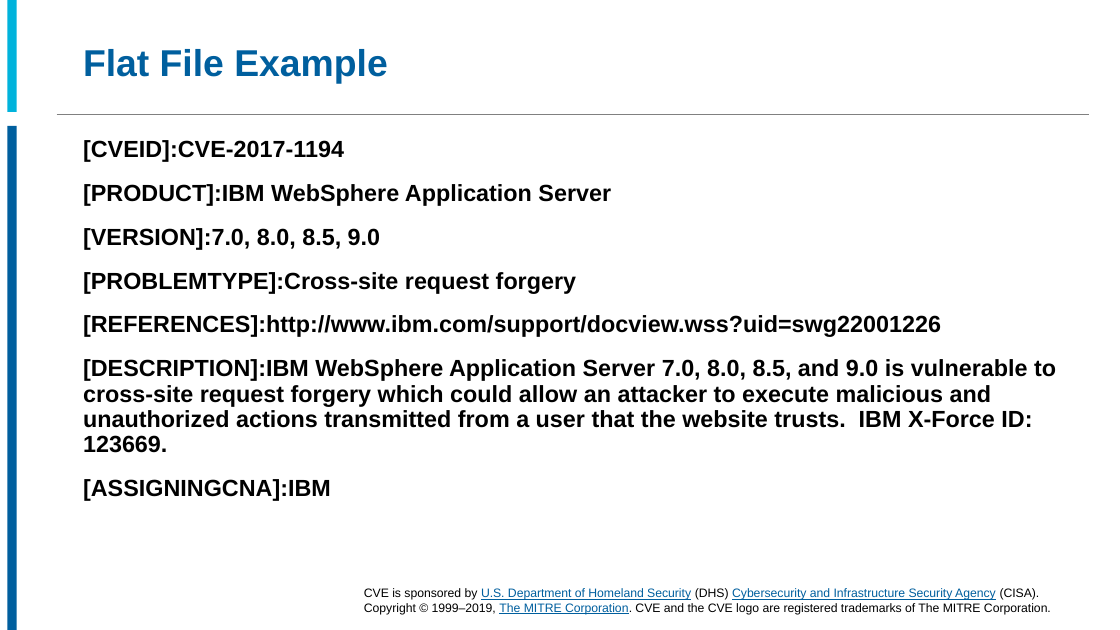
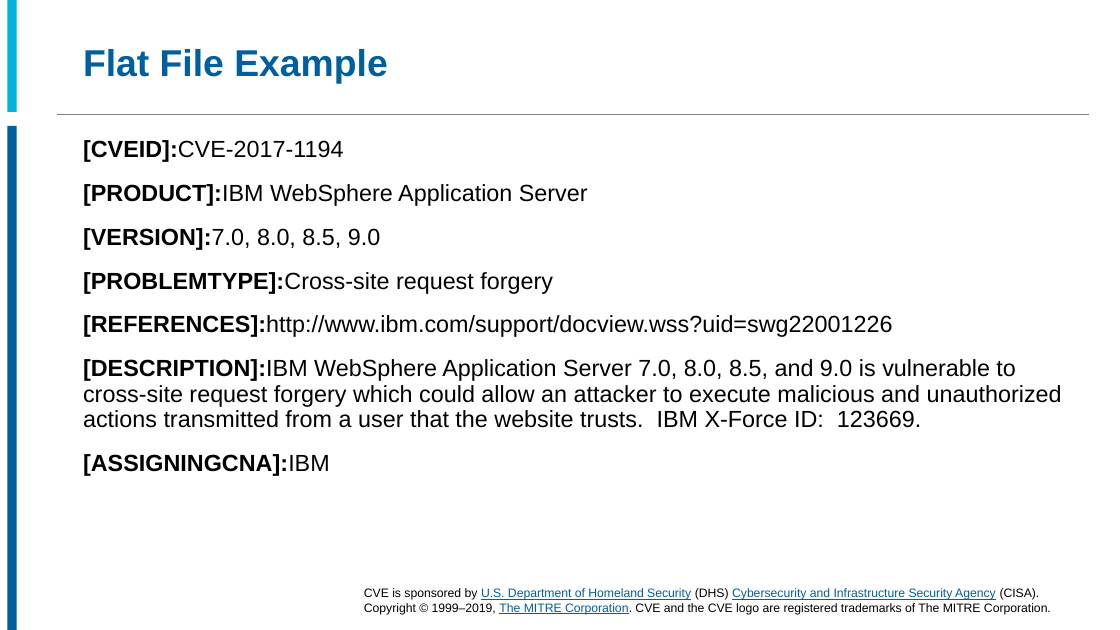
Before and after one commit to CVEProject/cveproject.github.io, a slide deck: slide 10 of docs/cna/CVE_Entry_Submission_Process.pptx. Drawn at 1120x630 pixels with LibreOffice and Linux fonts; fonts in the diff are those of the drawing; background and template pictures are left out. Boxes give left, top, right and bottom in pixels: in the first picture for what was removed or moved away, otherwise in the second. Text is boxed around its words. In the diff, an @@ line names an element or a change of style, - is before the commit and + after.

```diff
--- a/docs/cna/CVE_Entry_Submission_Process.pptx
+++ b/docs/cna/CVE_Entry_Submission_Process.pptx
@@ text "[CVEID]:CVE-2017-1194" at <box>83,140,1062,476</box>: bold off in "[CVEID]:CVE-2017-1194", "[PRODUCT]:IBM WebSphere Application Server", "[VERSION]:7.0, 8.0, 8.5, 9.0", "[PROBLEMTYPE]:Cross-site request forgery" and 3 more places @@
```
Also in this commit, not shown: 20 other slides changed.
